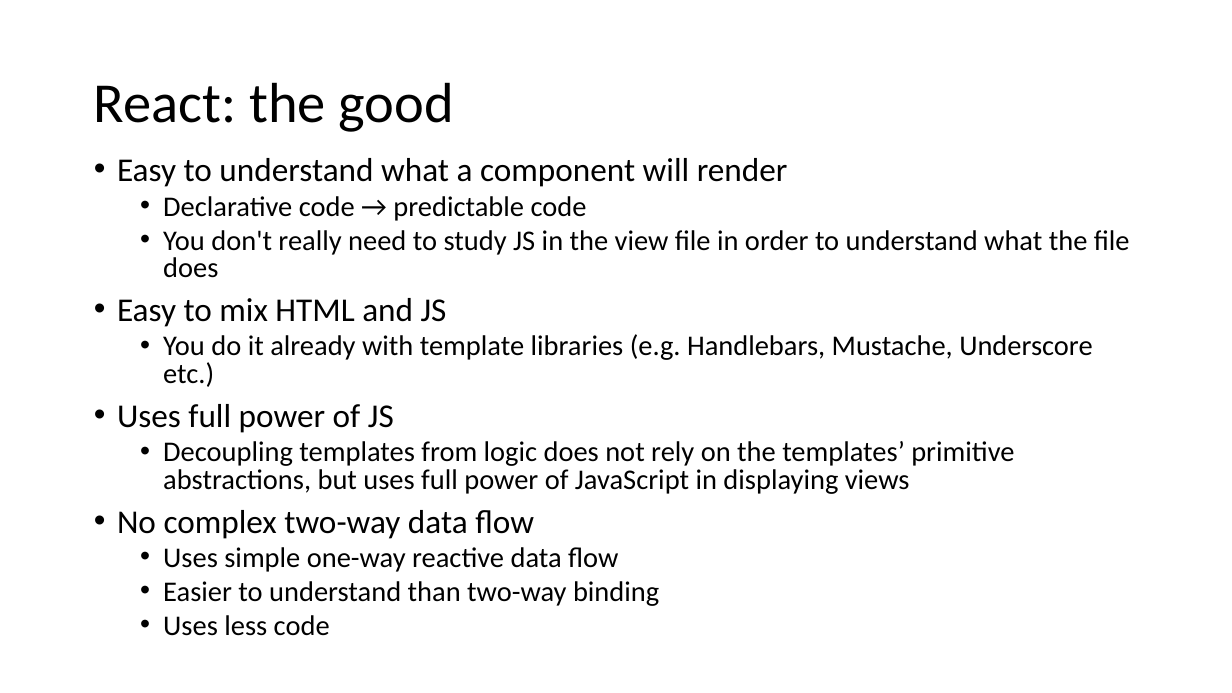
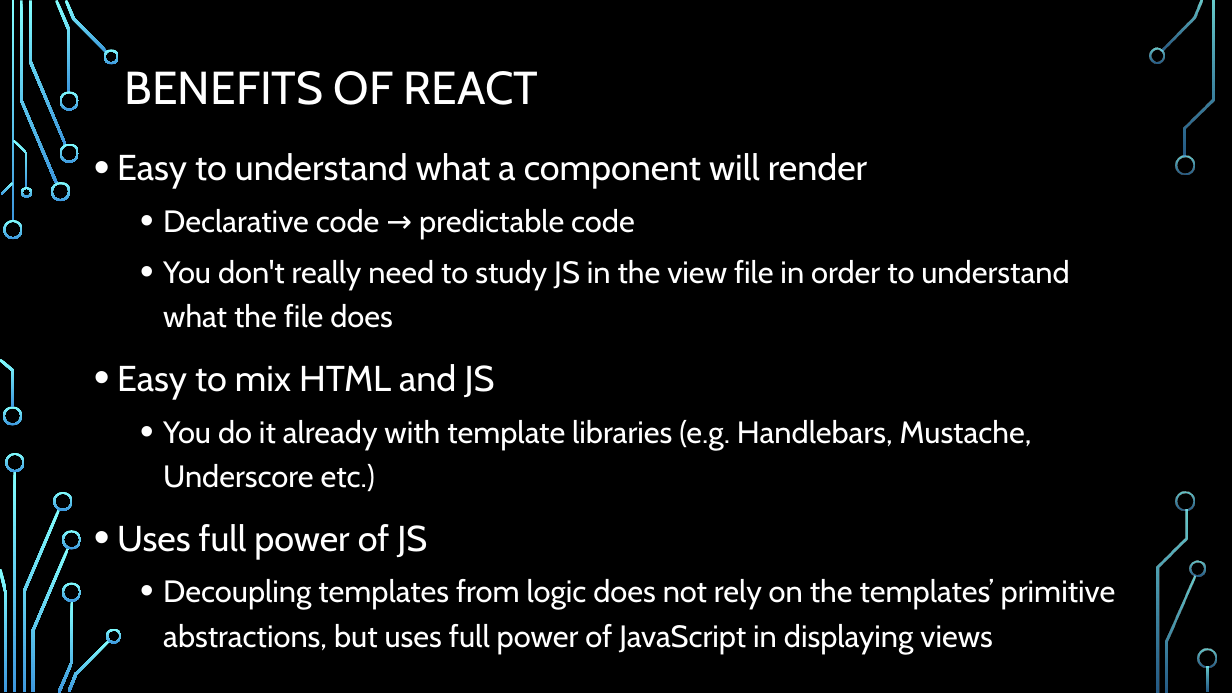
Before and after one commit to sonam-niit/IDFC-Training, a slide deck: slide 5 of Day4/Introduction to React.pptx (slide 6 before the commit). Drawn at 1232x693 pixels with LibreOffice and Linux fonts; fonts in the diff are those of the drawing; background and template pictures are left out. Boxes give left, top, right and bottom in pixels: in the first picture for what was removed or moved away, otherwise in the second. Text is boxed around its words. In the diff, an @@ line names an element or a change of style, - is before the commit and + after.

```diff
--- a/Day4/Introduction to React.pptx
+++ b/Day4/Introduction to React.pptx
@@ background #FFFFFF to picture (left out) @@
@@ title at box(125, 71, 538, 105): text changed; size 44 to 36 pt; font Calibri to Cabin; text colour #000000 to #FFFFFF @@
-React: the good
+BENEFITS OF REACT
@@ text "Easy to understand what a ..." at box(117, 153, 1116, 653): size 25.9 to 28 pt in "Easy to understand what a component will ...", "Easy to mix HTML and JS", "Uses full power of JS"; font Calibri to Cabin, text colour #000000 to #FFFFFF; size 22.2 to 24 pt in "Declarative code → predictable code", "You don't really need to study JS ...", "You do it already with template libraries ...", "Decoupling templates from logic does not rely ..."; line spacing 0.8 to 1.2 @@
@@ text at box(117, 510, 659, 636): paragraphs removed @@
-• No complex two-way data flow
-  • Uses simple one-way reactive data flow
-  • Easier to understand than two-way binding
-  • Uses less code
@@ group added at box(0, 0, 1217, 693): 33 freeform shapes, 3 rectangles @@
```
Also in this commit, not shown: 9 other slides changed, 11 slides added, 2 slides removed, 1 other file.
